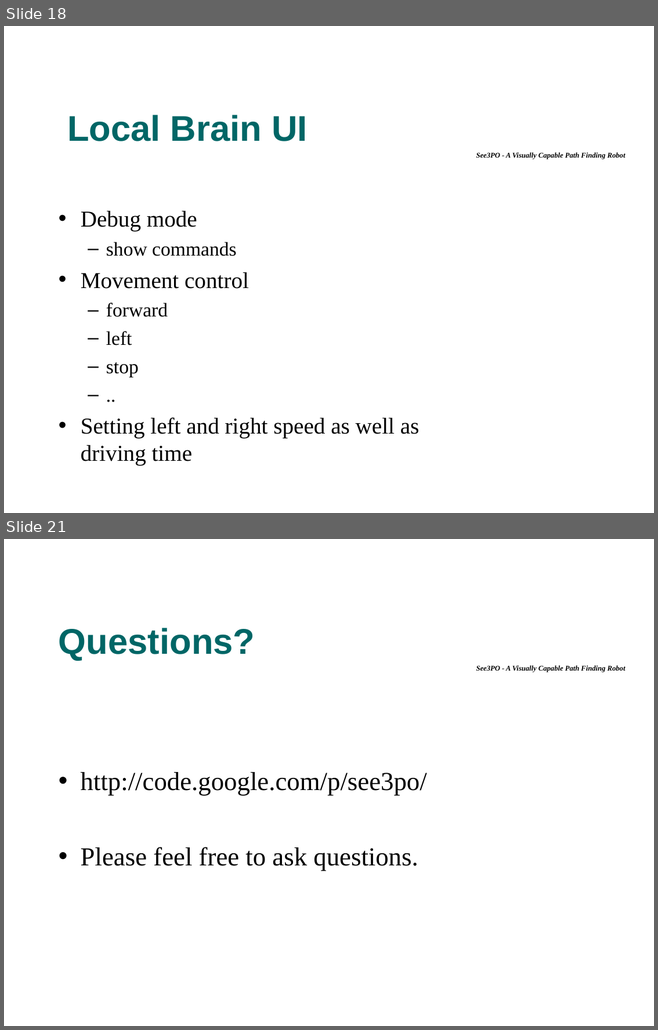
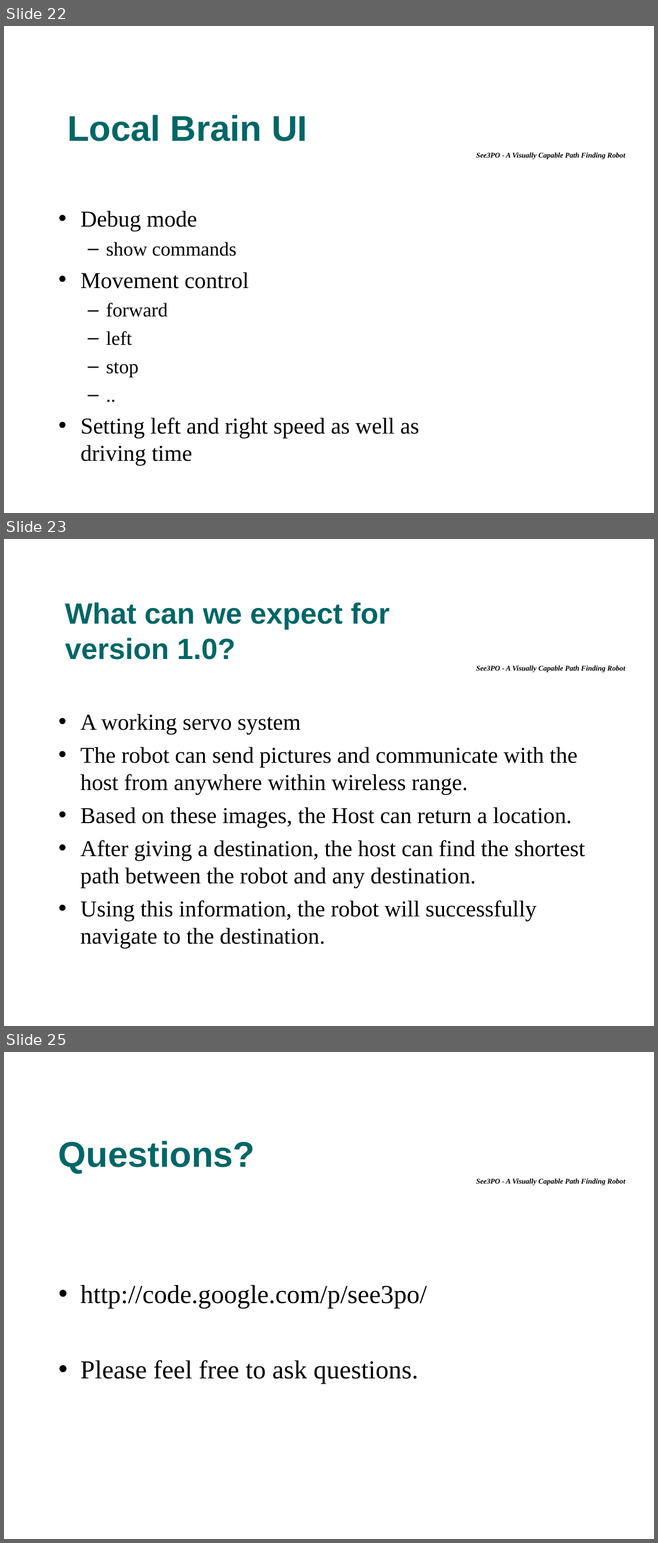
Before and after one commit to tkram01/see3po, a slide deck: Documents/PresentationFinal.ppt. Shown one above the other, each under a label of ours: slides 18 and 21 before the commit, slides 22, 23 and 25 after it; the slides between them are not shown. The pictures are 658x1030 and 658x1543 pixels, drawn with LibreOffice and Linux fonts; fonts in the diff are those of the drawing; background and template pictures are left out. Boxes give left, top, right and bottom in pixels: in the first picture for what was removed or moved away, otherwise in the second. Text is boxed around its words. In the diff, an @@ line names an element or a change of style, - is before the commit and + after.

```diff
--- a/Documents/PresentationFinal.ppt
+++ b/Documents/PresentationFinal.ppt
@@ slide 23 added at box(4, 539, 654, 1026), background picture (left out); not listed: 1 template element that a slide beside it also shows @@
@@ title added at box(65, 602, 390, 660), 36 pt, text #006666, bold @@
+What can we expect for
+version 1.0?
@@ text added at box(81, 714, 585, 948), 28 pt, text #000000 @@
+• A working servo system
+• The robot can send pictures and communicate with the host from anywhere within wireless range.
+• Based on these images, the Host can return a location.
+• After giving a destination, the host can find the shortest path between the robot and any destination.
+• Using this information, the robot will successfully navigate to the destination.
@@ what was slide 18 is now slide 22 @@
@@ what was slide 21 is now slide 25 @@
```
Also in this commit, not shown: 9 slides changed, 4 other slides added, 1 slide removed.
